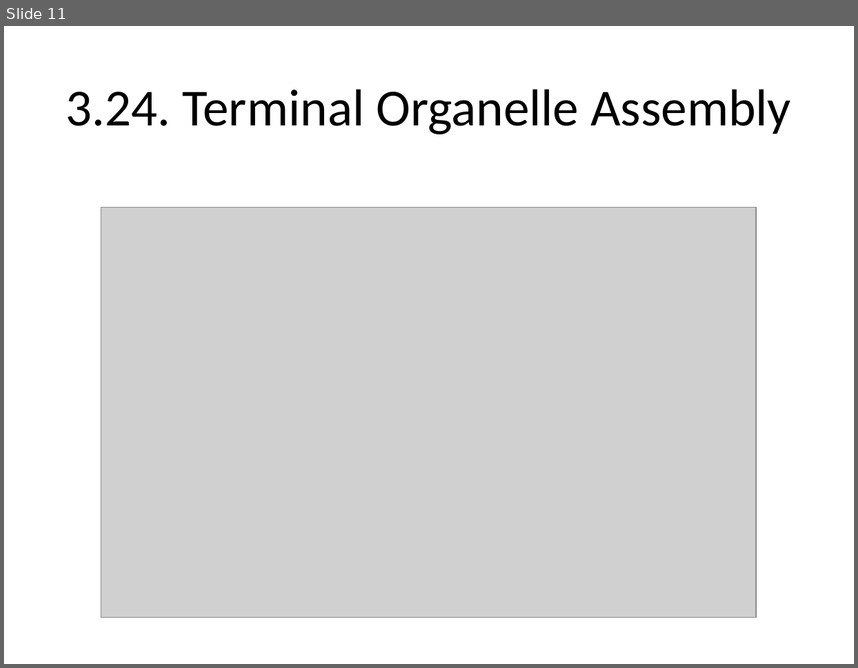
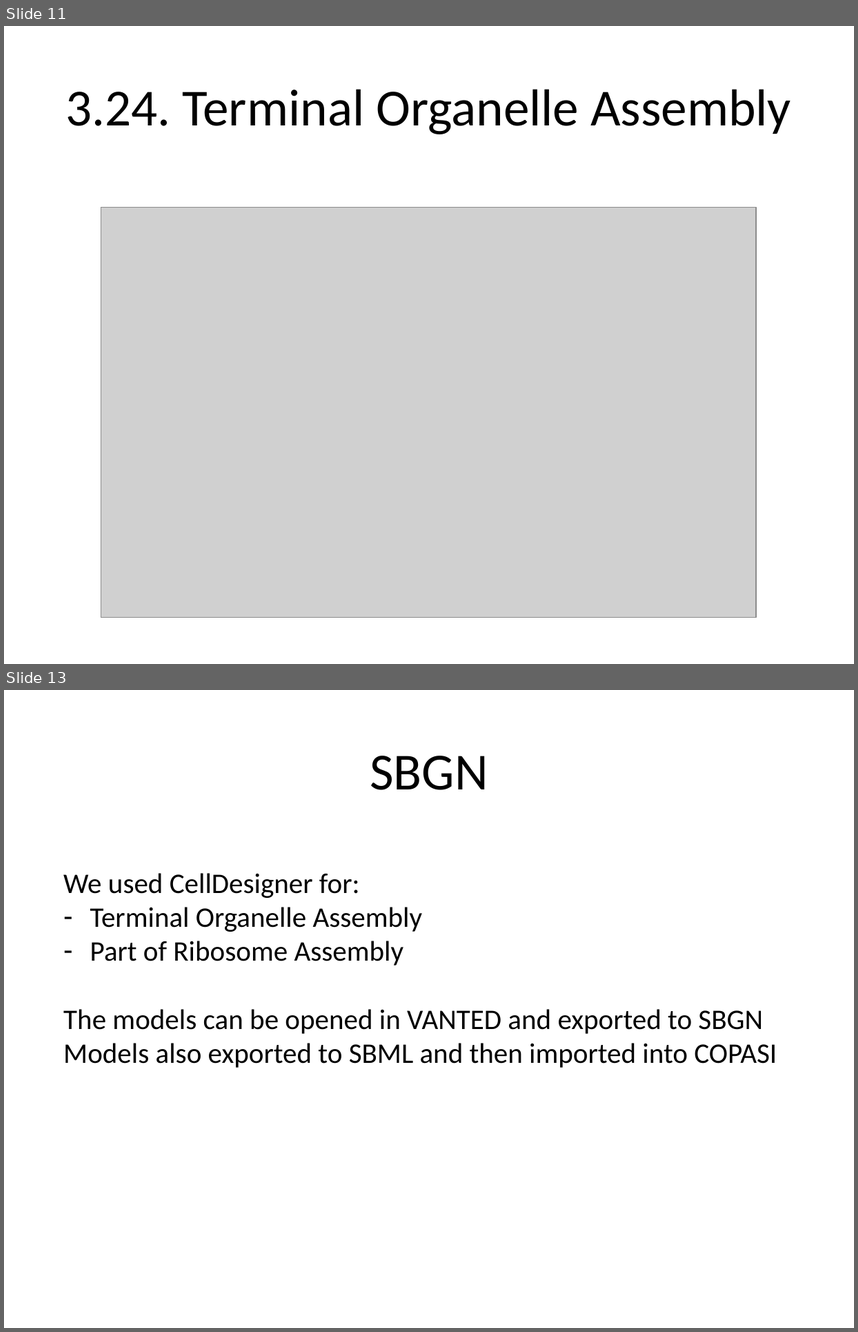
Before and after one commit to dagwa/wholecell-protein, a slide deck: TeamProteinSummary.pptx. Shown one above the other, each under a label of ours: slide 11 before the commit, slides 11 and 13 after it; the slides between them are not shown. The pictures are 858x668 and 858x1332 pixels, drawn with LibreOffice and Linux fonts; fonts in the diff are those of the drawing; grey boxes stand for pictures. Boxes give left, top, right and bottom in pixels: in the first picture for what was removed or moved away, otherwise in the second. Text is boxed around its words. In the diff, an @@ line names an element or a change of style, - is before the commit and + after.

```diff
--- a/TeamProteinSummary.pptx
+++ b/TeamProteinSummary.pptx
@@ slide 13 added at box(4, 690, 854, 1328), background #FFFFFF @@
@@ title added at box(370, 756, 488, 790), 44 pt, text #000000 @@
+SBGN
@@ text added at box(63, 873, 777, 1067), 24 pt, text #000000 @@
+We used CellDesigner for:
+– Terminal Organelle Assembly
+– Part of Ribosome Assembly
+The models can be opened in VANTED and exported to SBGN
+Models also exported to SBML and then imported into COPASI
```
Also in this commit, not shown: 8 slides changed, 1 other slide added, 1 slide removed.
